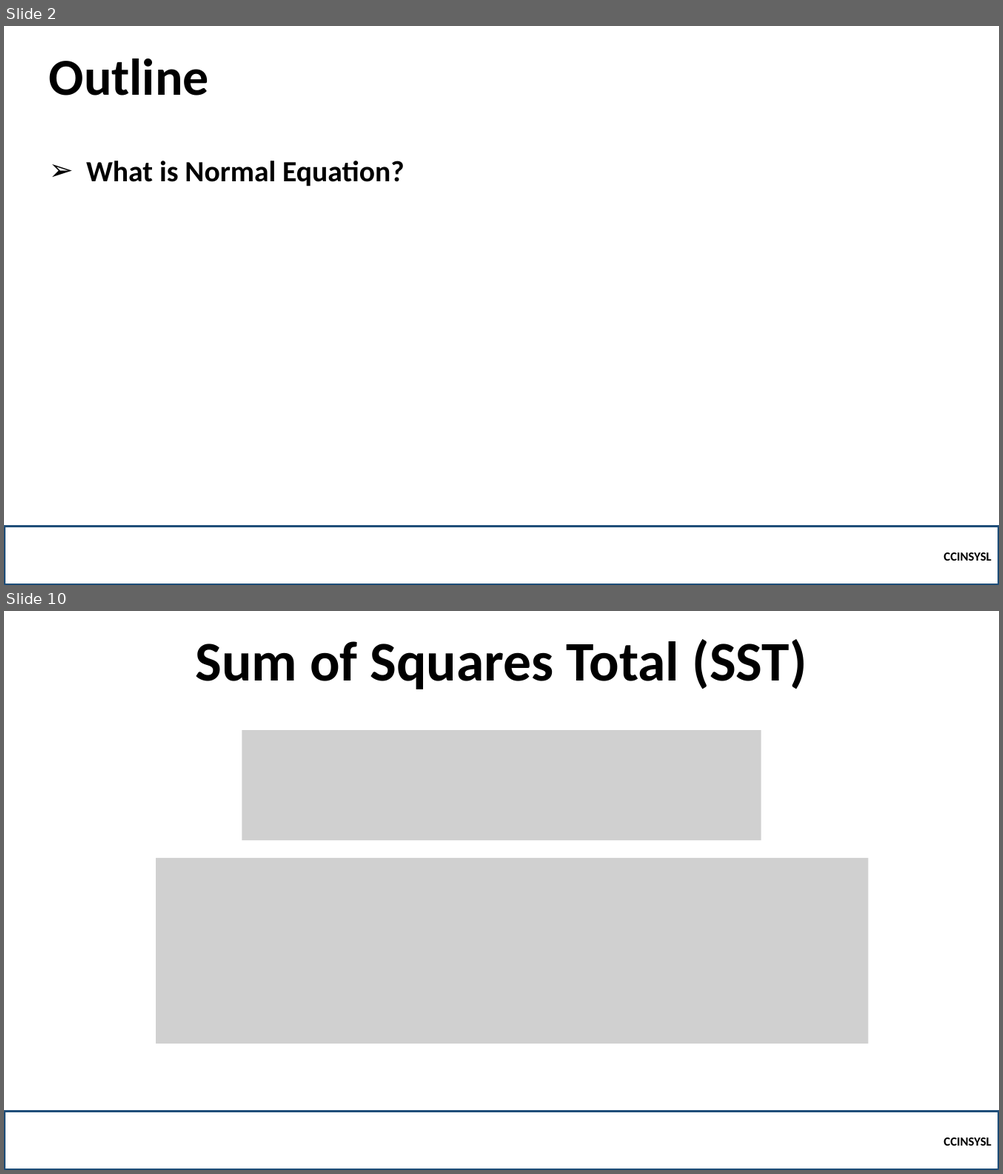
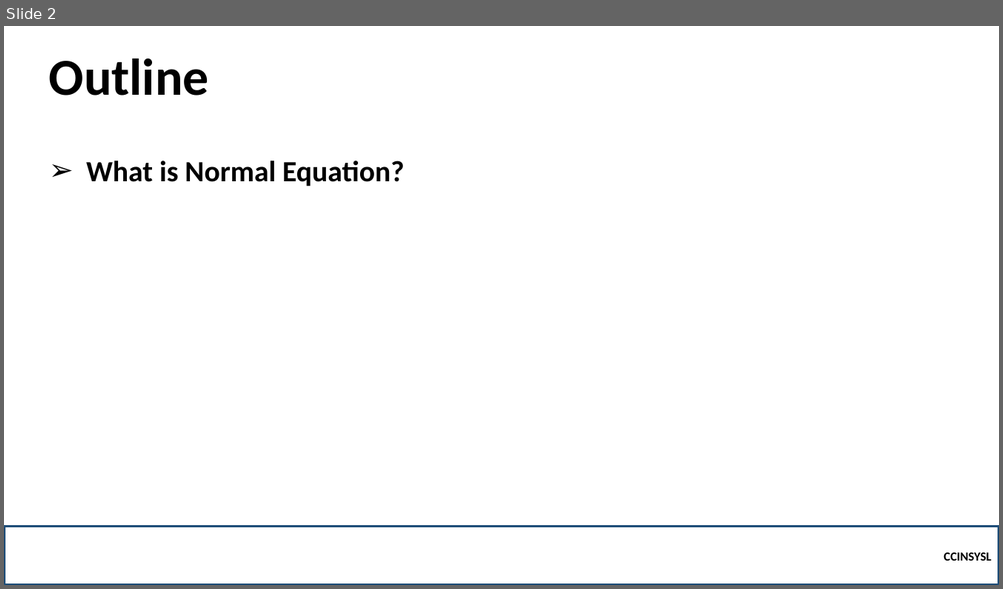
Before and after one commit to robitussin/CCINSYSL, a slide deck: 5 - Multiple Linear Regression/Normal Equation.pptx. Shown one above the other, each under a label of ours: slides 2 and 10 before the commit, slide 2 after it; the slides between them are not shown. The pictures are 1003x1174 and 1003x589 pixels, drawn with LibreOffice and Linux fonts; fonts in the diff are those of the drawing; grey boxes stand for pictures; background and template pictures are left out. Boxes give left, top, right and bottom in pixels: in the first picture for what was removed or moved away, otherwise in the second. Text is boxed around its words. In the diff, an @@ line names an element or a change of style, - is before the commit and + after.

```diff
--- a/5 - Multiple Linear Regression/Normal Equation.pptx
+++ b/5 - Multiple Linear Regression/Normal Equation.pptx
@@ slide 10 removed at (4,611,999,1170), background picture (left out) @@
@@ title removed at (195,639,807,689) @@
-Sum of Squares Total (SST)
@@ picture removed at (242,730,761,841) @@
@@ picture removed at (156,858,868,1044) @@
@@ rectangle removed at (4,1112,999,1170) @@
-CCINSYSL
```
Also in this commit, not shown: 4 slides changed, 4 slides added, 5 other slides removed, 2 other files.
